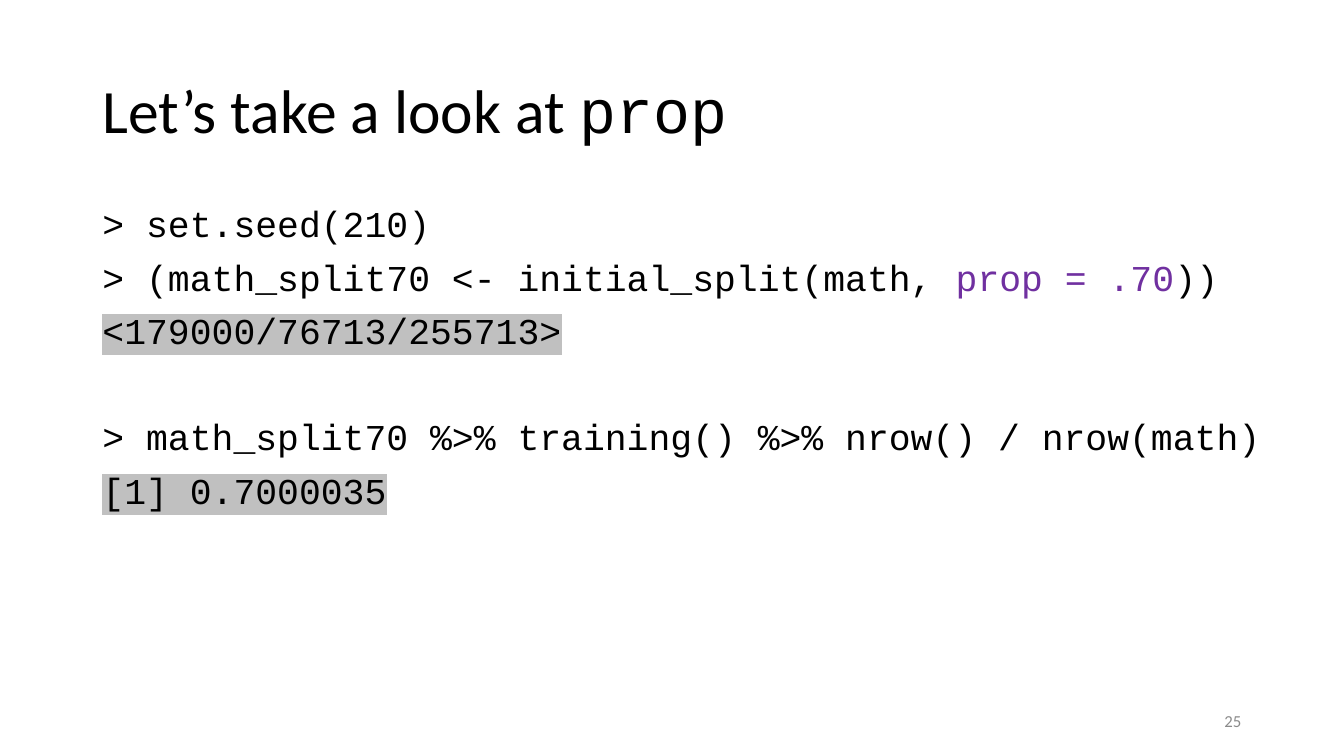
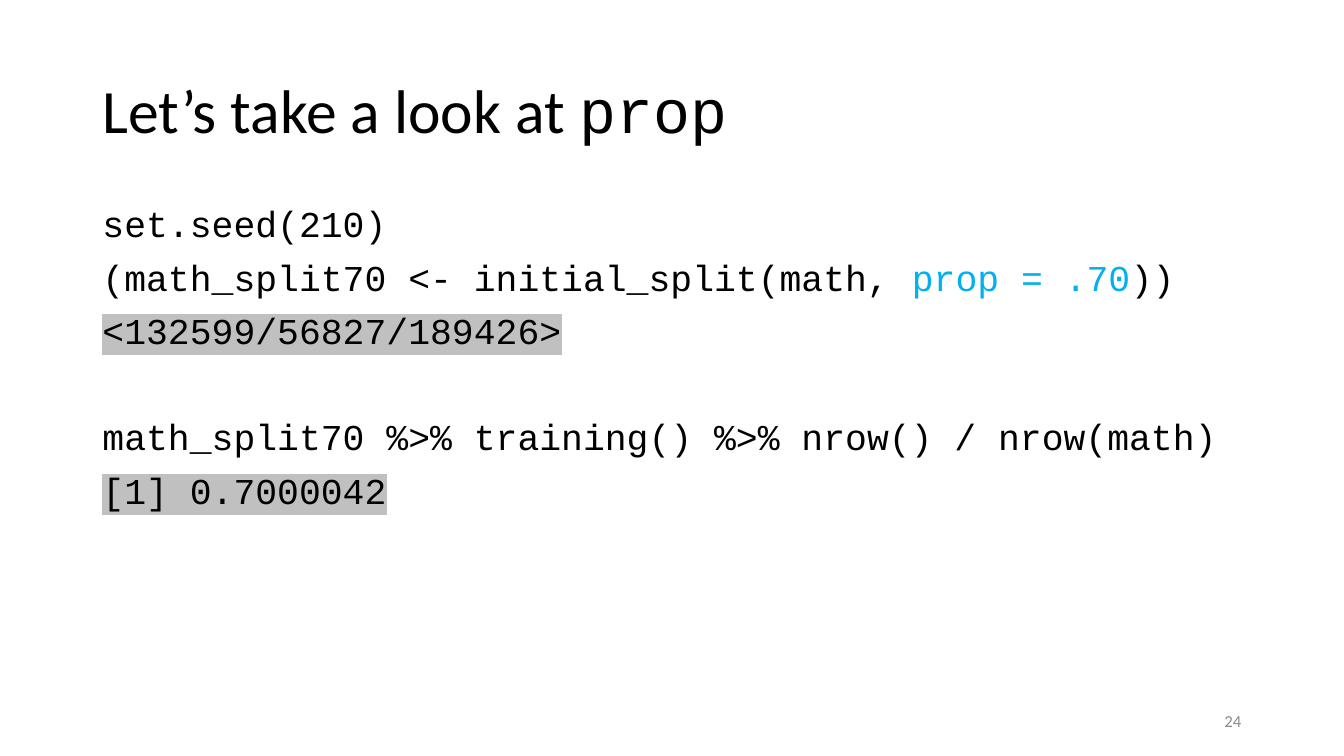
Before and after one commit to karlenaochoa/c4-ml-2020, a slide deck: slide 24 of slides/w2p1-bias-variance-resampling/w2p1.pptx (slide 25 before the commit). Drawn at 1344x756 pixels with LibreOffice and Linux fonts; fonts in the diff are those of the drawing. Boxes give left, top, right and bottom in pixels: in the first picture for what was removed or moved away, otherwise in the second. Text is boxed around its words. In the diff, an @@ line names an element or a change of style, - is before the commit and + after.

```diff
--- a/slides/w2p1-bias-variance-resampling/w2p1.pptx
+++ b/slides/w2p1-bias-variance-resampling/w2p1.pptx
@@ text at (x1=102, y1=211, x2=1216, y2=512): text changed @@
-> set.seed(210)
-> (math_split70 <- initial_split(math, prop = .70))
-<179000/76713/255713>
-> math_split70 %>% training() %>% nrow() / nrow(math)
-[1] 0.7000035
+set.seed(210)
+(math_split70 <- initial_split(math, prop = .70))
+<132599/56827/189426>
+math_split70 %>% training() %>% nrow() / nrow(math)
+[1] 0.7000042
@@ page number at (x1=1224, y1=716, x2=1241, y2=727): text changed @@
-25
+24
```
Also in this commit, not shown: 26 other slides changed, 1 slide added, 3 slides removed.
